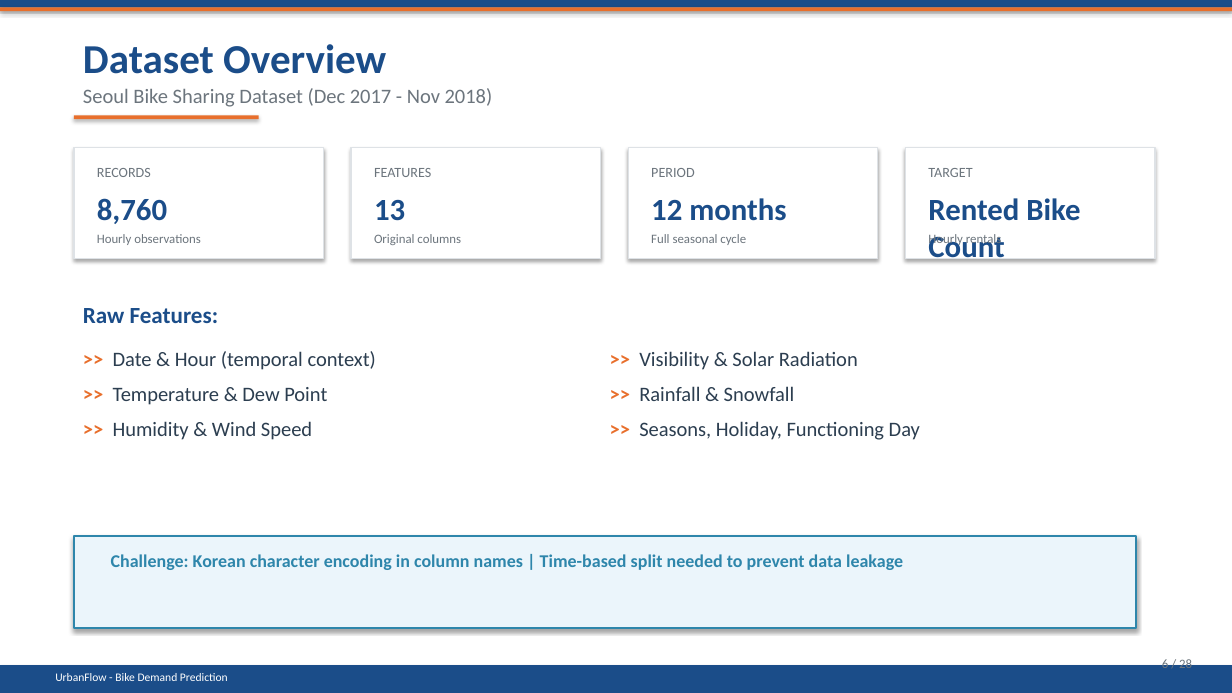
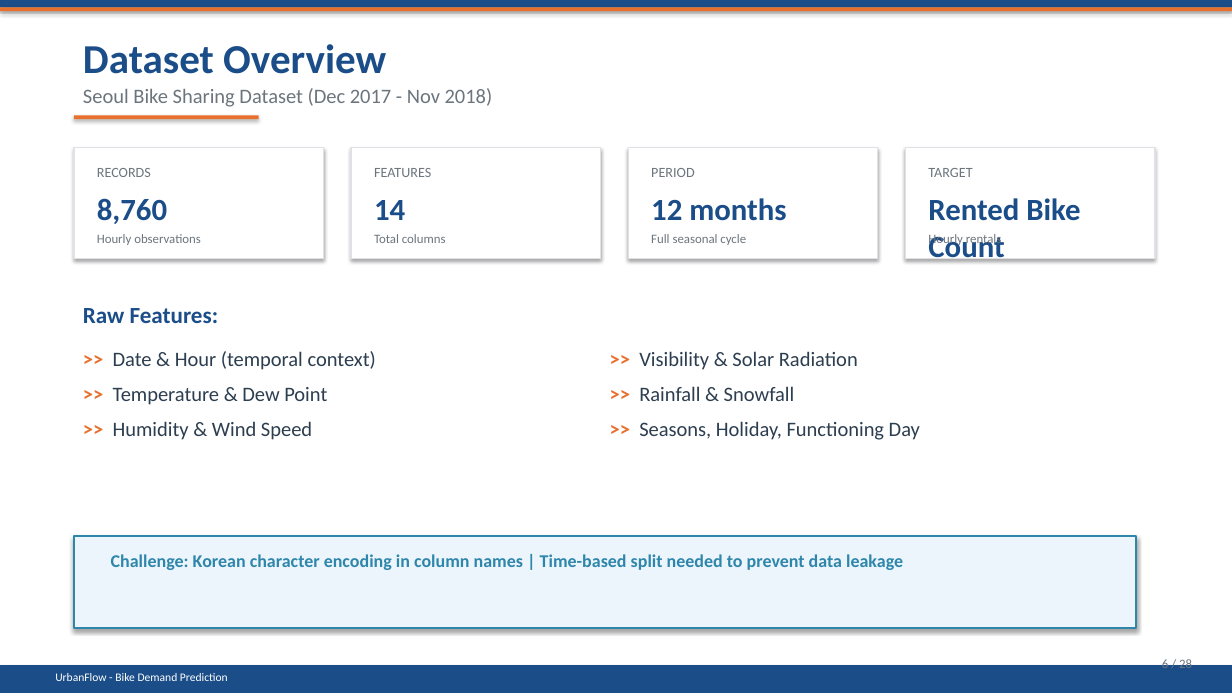
Before and after one commit to yousraelharchi2004/urban-bike-demand-prediction, a slide deck: slide 6 of Reports/PFE_Presentation_UrbanFlow.pptx. Drawn at 1232x693 pixels with LibreOffice and Linux fonts; fonts in the diff are those of the drawing. Boxes give left, top, right and bottom in pixels: in the first picture for what was removed or moved away, otherwise in the second. Text is boxed around its words. In the diff, an @@ line names an element or a change of style, - is before the commit and + after.

```diff
--- a/Reports/PFE_Presentation_UrbanFlow.pptx
+++ b/Reports/PFE_Presentation_UrbanFlow.pptx
@@ text at [374,200,405,220]: text changed @@
-13
+14
@@ text at [374,234,446,243]: text changed @@
-Original columns
+Total columns
```
Also in this commit, not shown: 9 other slides changed, 1 slide added, 1 slide removed, 30 other files.
